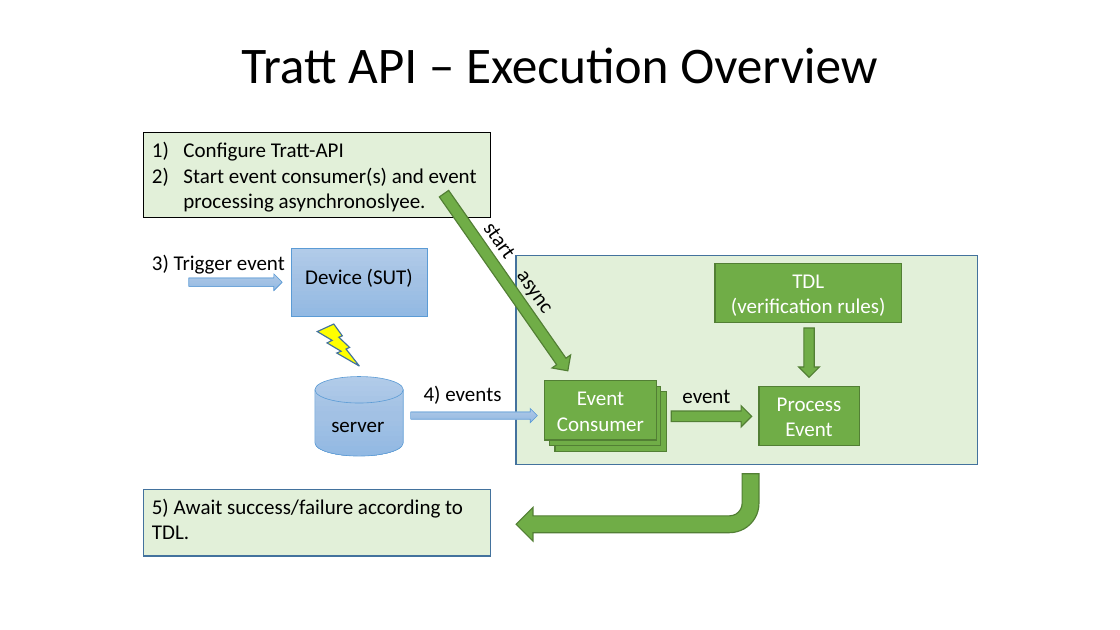
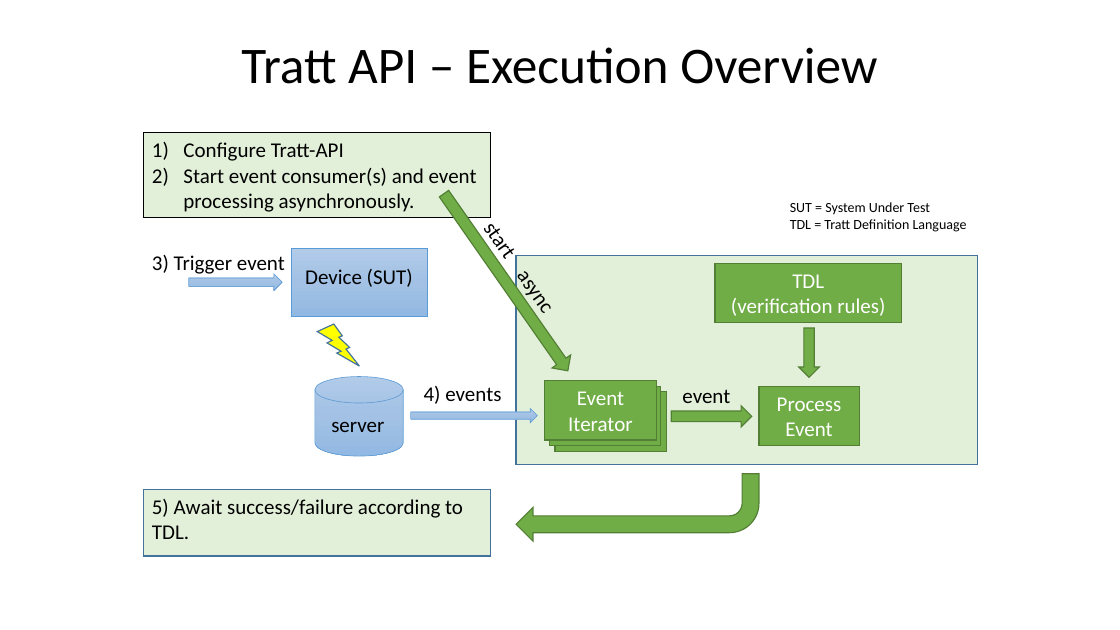
Before and after one commit to king/tratt-api, a slide deck: slide 1 of src/docs/overview.pptx. Drawn at 1120x630 pixels with LibreOffice and Linux fonts; fonts in the diff are those of the drawing. Boxes give left, top, right and bottom in pixels: in the first picture for what was removed or moved away, otherwise in the second. Text is boxed around its words. In the diff, an @@ line names an element or a change of style, - is before the commit and + after.

```diff
--- a/src/docs/overview.pptx
+++ b/src/docs/overview.pptx
@@ text in rectangle at [183, 168, 477, 212]: text changed @@
-2) Start event consumer(s) and event processing asynchronoslyee.
+2) Start event consumer(s) and event processing asynchronously.
@@ text added at [790, 202, 967, 232], 12 pt, text #000000 @@
+SUT = System Under Test
+TDL = Tratt Definition Language
@@ text in rectangle at [568, 417, 632, 431]: text changed @@
-Consumer
+Iterator
```
Also in this commit, not shown: 1 other file.
